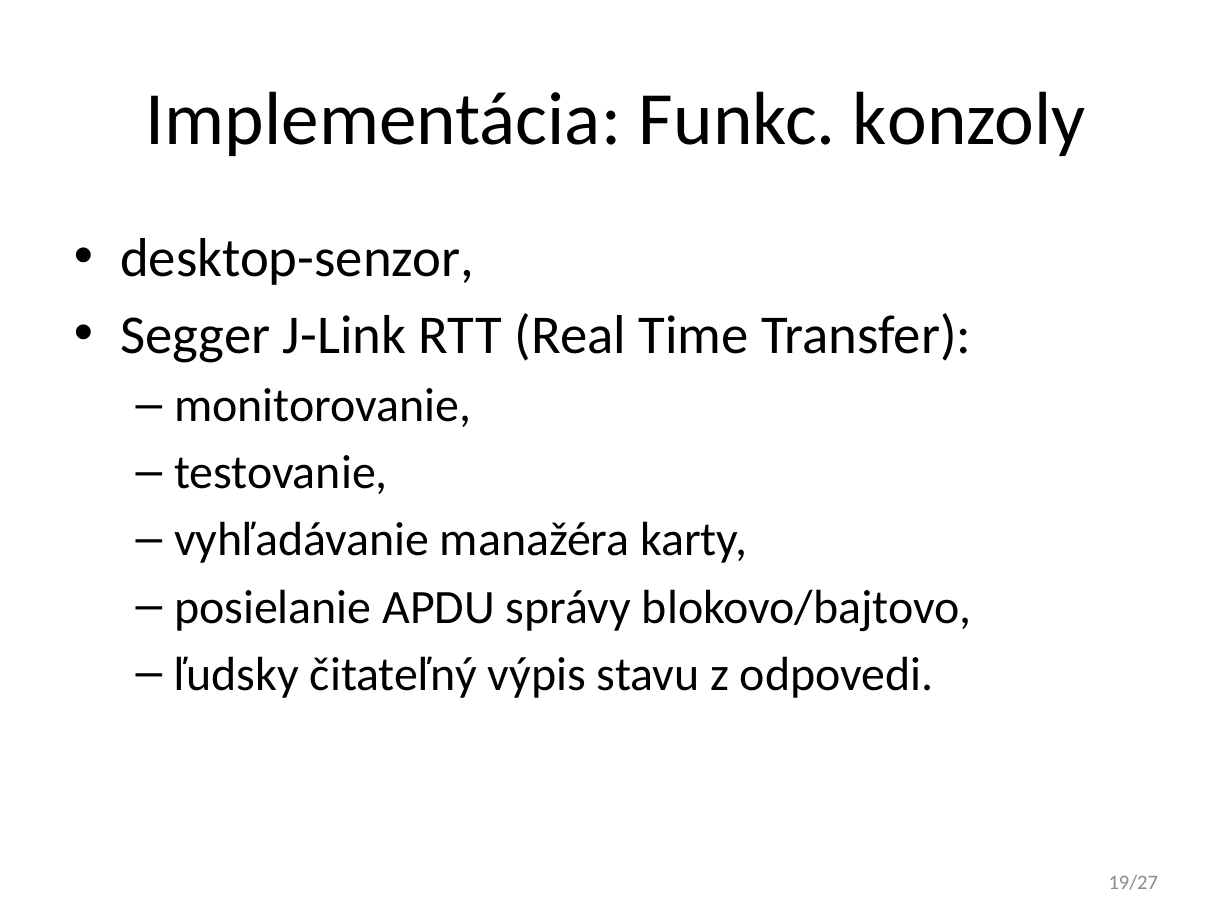
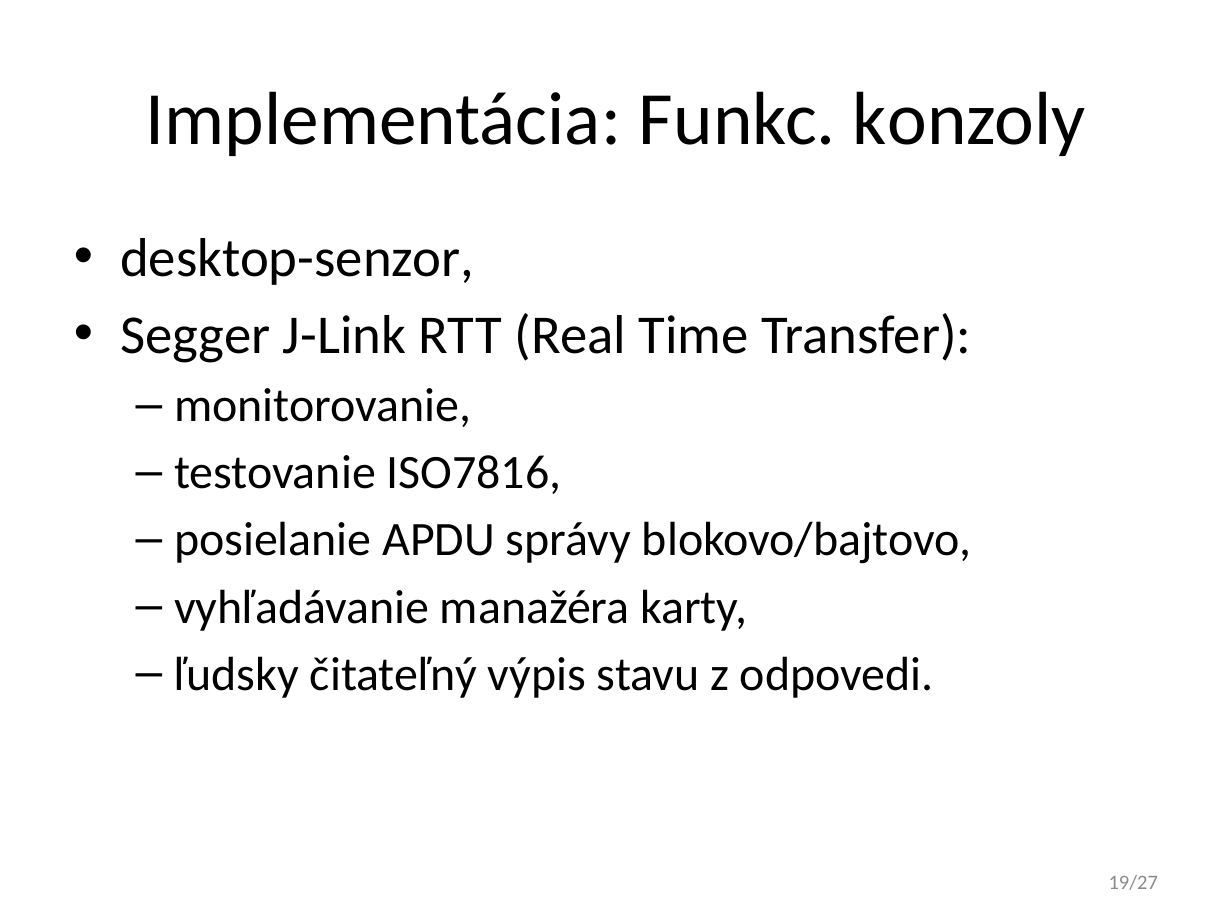
Before and after one commit to javacard-FOSS-applets/nrf6310-pca10007, a slide deck: slide 19 of Obhajoba/xdoubravsky_dp.pptx. Drawn at 1232x924 pixels with LibreOffice and Linux fonts; fonts in the diff are those of the drawing. Boxes give left, top, right and bottom in pixels: in the first picture for what was removed or moved away, otherwise in the second. Text is boxed around its words. In the diff, an @@ line names an element or a change of style, - is before the commit and + after.

```diff
--- a/Obhajoba/xdoubravsky_dp.pptx
+++ b/Obhajoba/xdoubravsky_dp.pptx
@@ text at <box>174,455,972,564</box>: text changed @@
-  – testovanie,
+  – testovanie ISO7816,
+  – posielanie APDU správy blokovo/bajtovo,
@@ text at <box>174,589,972,632</box>: paragraph removed @@
-  – posielanie APDU správy blokovo/bajtovo,
```
Also in this commit, not shown: 12 other slides changed, 1 other file.
